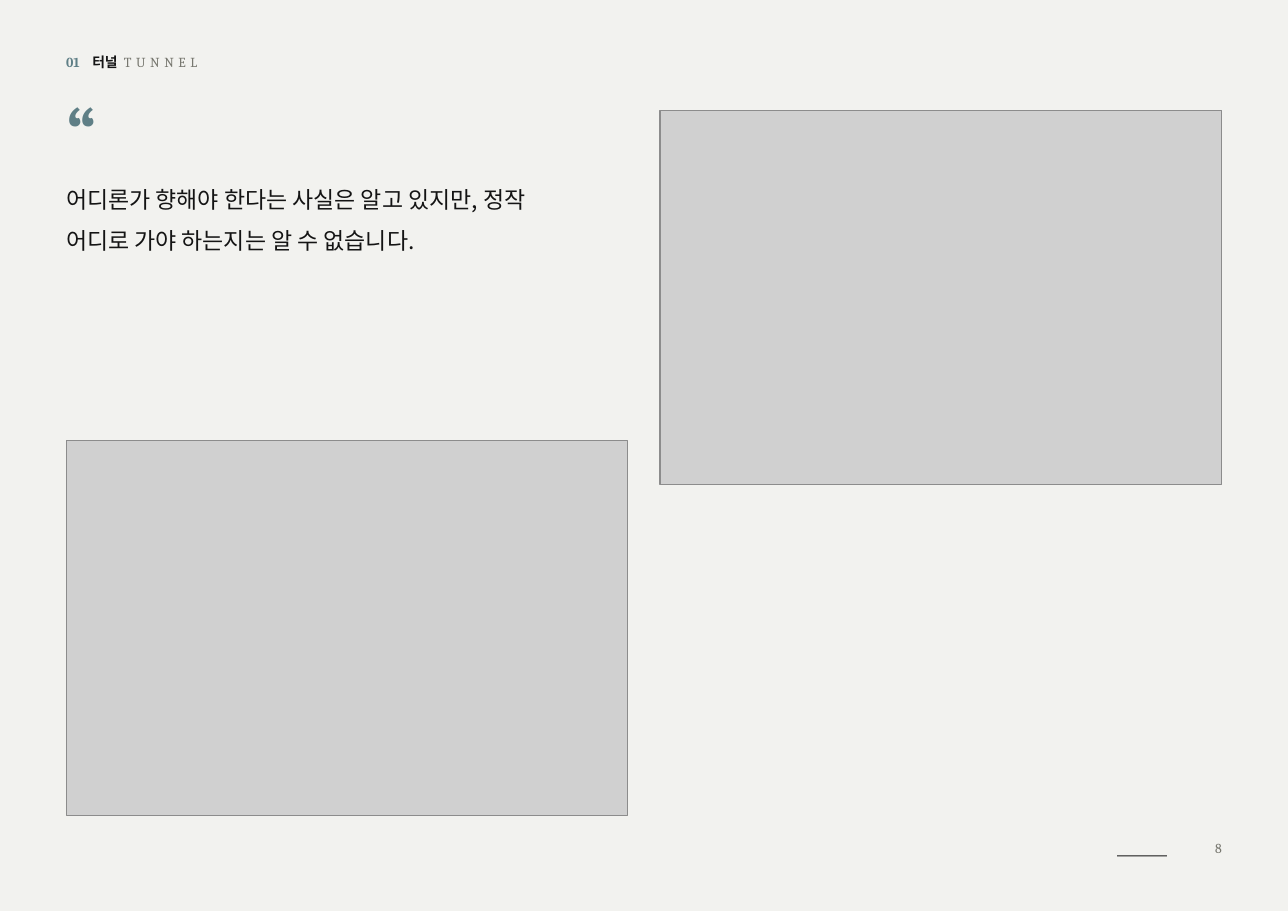
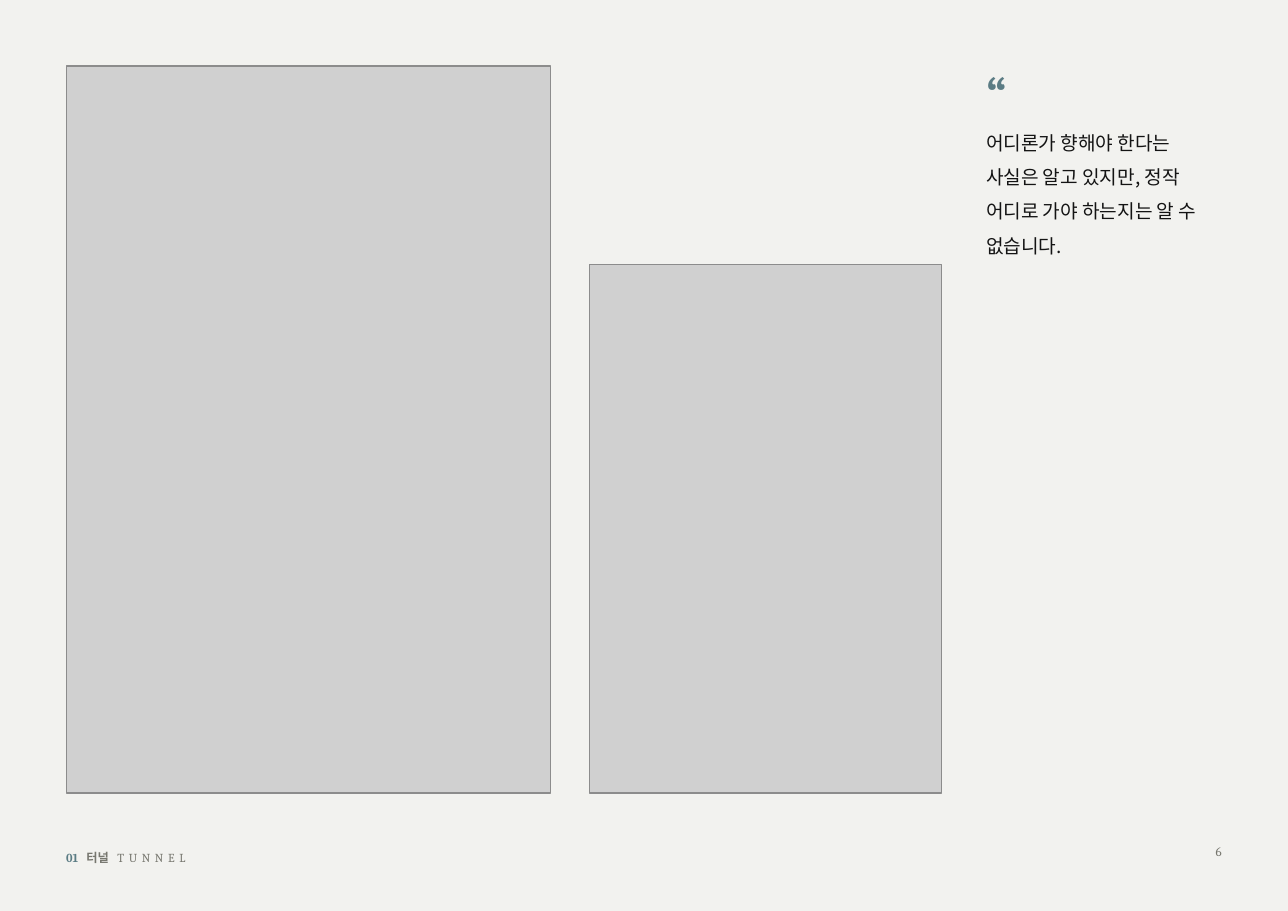
Before and after one commit to huosi012/smartview, a slide deck: slide 6 of portfolio/portfolio_A4_ko.pptx (slide 8 before the commit). Drawn at 1288x911 pixels with LibreOffice and Linux fonts; fonts in the diff are those of the drawing; grey boxes stand for pictures. Boxes give left, top, right and bottom in pixels: in the first picture for what was removed or moved away, otherwise in the second. Text is boxed around its words. In the diff, an @@ line names an element or a change of style, - is before the commit and + after.

```diff
--- a/portfolio/portfolio_A4_ko.pptx
+++ b/portfolio/portfolio_A4_ko.pptx
@@ picture added at [66, 66, 551, 793] @@
@@ text "“": place and size @@
-text "“" at [66, 189, 525, 251]
+text "“" at [986, 134, 1197, 255]
@@ text "“" at [986, 134, 1197, 255]: size 48 to 32.5 pt, text colour #5F7F86 to #5B7C84 in "“"; size 15 to 12.5 pt; line spacing 0.7 to 0.62 @@
@@ picture removed at [660, 110, 1222, 485] @@
@@ picture added at [589, 264, 942, 793] @@
@@ picture removed at [66, 441, 628, 815] @@
@@ text "01 터널 TUNNEL": place and size @@
-text "01 터널 TUNNEL" at [66, 55, 117, 69]
+text "01 터널 TUNNEL" at [66, 852, 109, 863]
@@ text "01 터널 TUNNEL" at [66, 852, 109, 863]: size 9 to 8 pt; text colour #5F7F86 to #5B7C84 in "01"; text colour #141414 to #77776F in "터널" @@
@@ line removed from (1117, 856) to (1167, 856) @@
@@ page number removed at [1215, 844, 1222, 853] @@
-8
@@ page number added at [1216, 847, 1222, 856], 8.5 pt, text #77776F @@
+6
```
Also in this commit, not shown: 15 other slides changed, 4 slides added, 4 slides removed, 1 other file.
